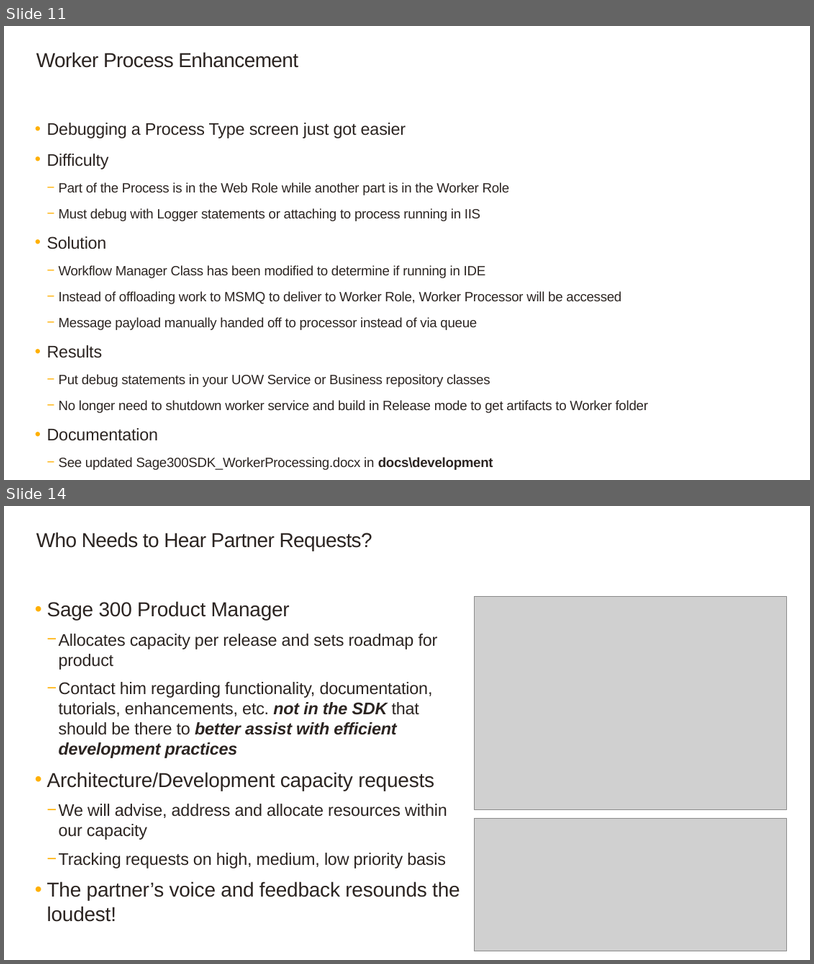
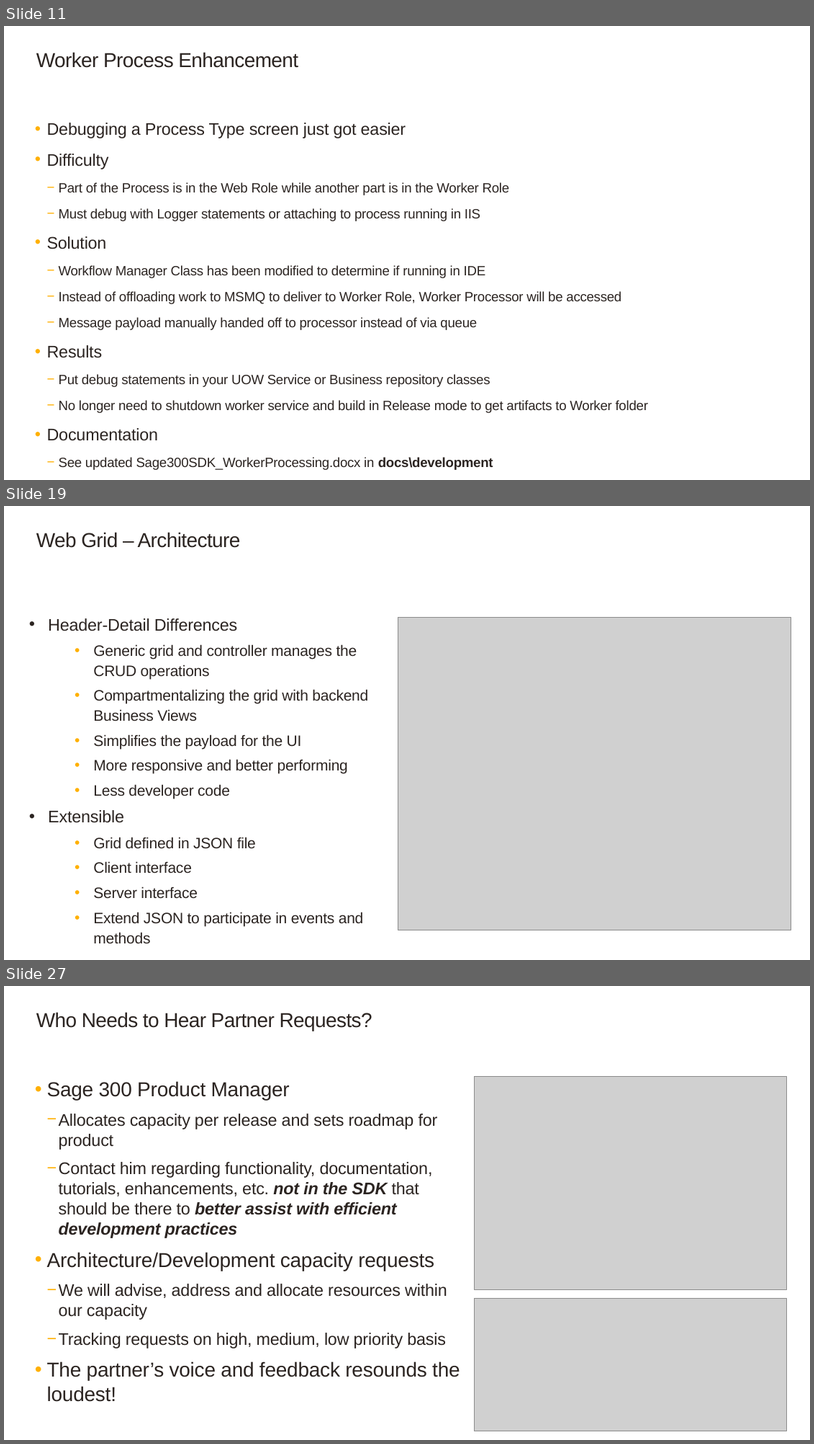
Before and after one commit to SageNADev/Sage300-SDK, a slide deck: docs/presentations/Sage300SDK_20192WebSDKOverview.pptx. Shown one above the other, each under a label of ours: slides 11 and 14 before the commit, slides 11, 19 and 27 after it; the slides between them are not shown. The pictures are 814x964 and 814x1444 pixels, drawn with LibreOffice and Linux fonts; fonts in the diff are those of the drawing; grey boxes stand for pictures; background and template pictures are left out. Boxes give left, top, right and bottom in pixels: in the first picture for what was removed or moved away, otherwise in the second. Text is boxed around its words. In the diff, an @@ line names an element or a change of style, - is before the commit and + after.

```diff
--- a/docs/presentations/Sage300SDK_20192WebSDKOverview.pptx
+++ b/docs/presentations/Sage300SDK_20192WebSDKOverview.pptx
@@ slide 19 added at (4, 506, 810, 960), background #FFFFFF @@
@@ title added at (36, 532, 241, 548), 24 pt, text #2B2421 @@
+Web Grid – Architecture
@@ text added at (48, 618, 368, 944), 18 pt, text #2B2421 @@
+• Header-Detail Differences
+  • Generic grid and controller manages the CRUD operations
+  • Compartmentalizing the grid with backend Business Views
+  • Simplifies the payload for the UI
+  • More responsive and better performing
+  • Less developer code
+• Extensible
+  • Grid defined in JSON file
+  • Client interface
+  • Server interface
+  • Extend JSON to participate in events and methods
@@ picture added at (399, 617, 792, 929) @@
@@ what was slide 14 is now slide 27 @@
```
Also in this commit, not shown: 10 slides changed, 14 other slides added, 2 slides removed.
